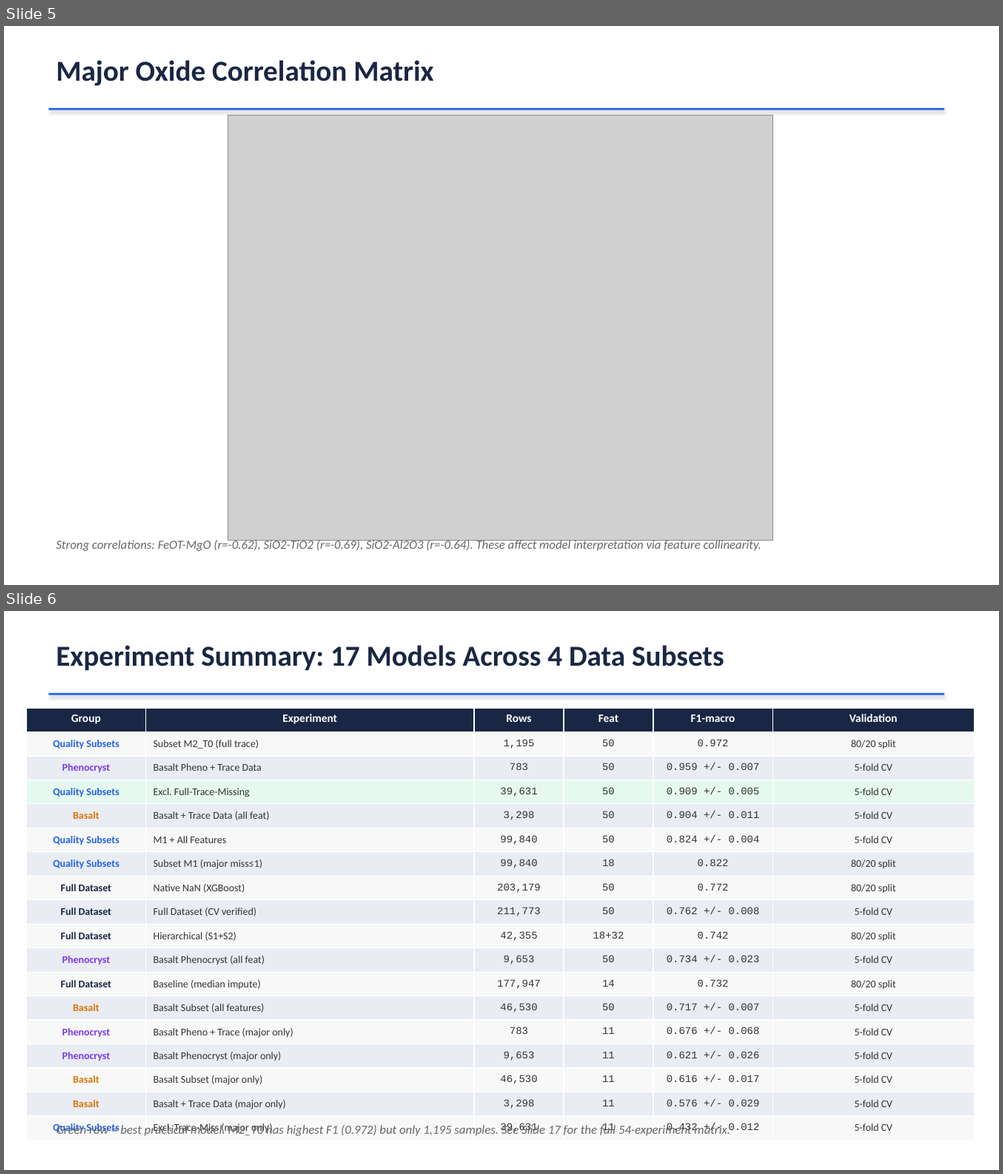
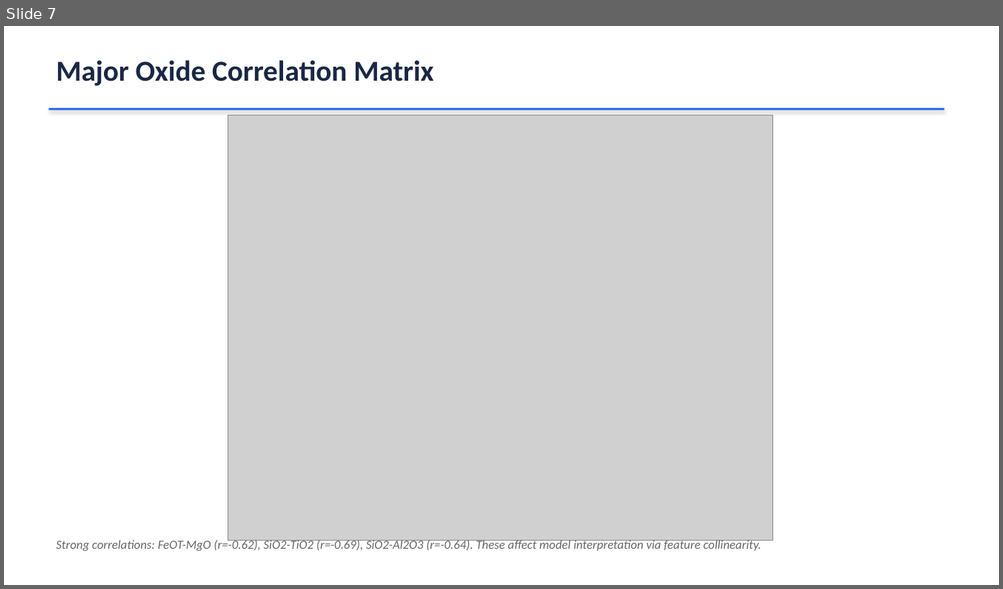
Before and after one commit to SteadfastAsArt/cpx-tectonic-dashboard, a slide deck: CPX_Tectonic_Classification.pptx. Shown one above the other, each under a label of ours: slides 5 and 6 before the commit, slide 7 after it. The pictures are 1003x1174 and 1003x589 pixels, drawn with LibreOffice and Linux fonts; fonts in the diff are those of the drawing; grey boxes stand for pictures. Boxes give left, top, right and bottom in pixels: in the first picture for what was removed or moved away, otherwise in the second. Text is boxed around its words. In the diff, an @@ line names an element or a change of style, - is before the commit and + after.

```diff
--- a/CPX_Tectonic_Classification.pptx
+++ b/CPX_Tectonic_Classification.pptx
@@ slide 6 removed at [4,611,999,1170], background #FFFFFF @@
@@ text removed at [56,645,724,670] @@
-Experiment Summary: 17 Models Across 4 Data Subsets
@@ rectangle removed at [48,693,944,695] @@
@@ table removed at [26,708,974,1141], 18 rows, 6 columns @@
-Group | Experiment | Rows | Feat | F1-macro | Validation
-Quality Subsets | Subset M2_T0 (full trace) | 1,195 | 50 | 0.972 | 80/20 split
-Phenocryst | Basalt Pheno + Trace Data | 783 | 50 | 0.959 +/- 0.007 | 5-fold CV
-Quality Subsets | Excl. Full-Trace-Missing | 39,631 | 50 | 0.909 +/- 0.005 | 5-fold CV
-Basalt | Basalt + Trace Data (all feat) | 3,298 | 50 | 0.904 +/- 0.011 | 5-fold CV
-Quality Subsets | M1 + All Features | 99,840 | 50 | 0.824 +/- 0.004 | 5-fold CV
-Quality Subsets | Subset M1 (major miss≤1) | 99,840 | 18 | 0.822 | 80/20 split
-Full Dataset | Native NaN (XGBoost) | 203,179 | 50 | 0.772 | 80/20 split
-Full Dataset | Full Dataset (CV verified) | 211,773 | 50 | 0.762 +/- 0.008 | 5-fold CV
-Full Dataset | Hierarchical (S1+S2) | 42,355 | 18+32 | 0.742 | 80/20 split
-Phenocryst | Basalt Phenocryst (all feat) | 9,653 | 50 | 0.734 +/- 0.023 | 5-fold CV
-Full Dataset | Baseline (median impute) | 177,947 | 14 | 0.732 | 80/20 split
-Basalt | Basalt Subset (all features) | 46,530 | 50 | 0.717 +/- 0.007 | 5-fold CV
-Phenocryst | Basalt Pheno + Trace (major only) | 783 | 11 | 0.676 +/- 0.068 | 5-fold CV
-Phenocryst | Basalt Phenocryst (major only) | 9,653 | 11 | 0.621 +/- 0.026 | 5-fold CV
-Basalt | Basalt Subset (major only) | 46,530 | 11 | 0.616 +/- 0.017 | 5-fold CV
-Basalt | Basalt + Trace Data (major only) | 3,298 | 11 | 0.576 +/- 0.029 | 5-fold CV
-Quality Subsets | Excl. Trace-Miss (major only) | 39,631 | 11 | 0.432 +/- 0.012 | 5-fold CV
@@ text removed at [56,1124,615,1136] @@
-Green row = best practical model. M2_T0 has highest F1 (0.972) but only 1,195 samples. See Slide 17 for the full 54-experiment matrix.
@@ what was slide 5 is now slide 7 @@
```
Also in this commit, not shown: 2 slides changed, 1 slide added, 1 other slide removed, 2 other files.
